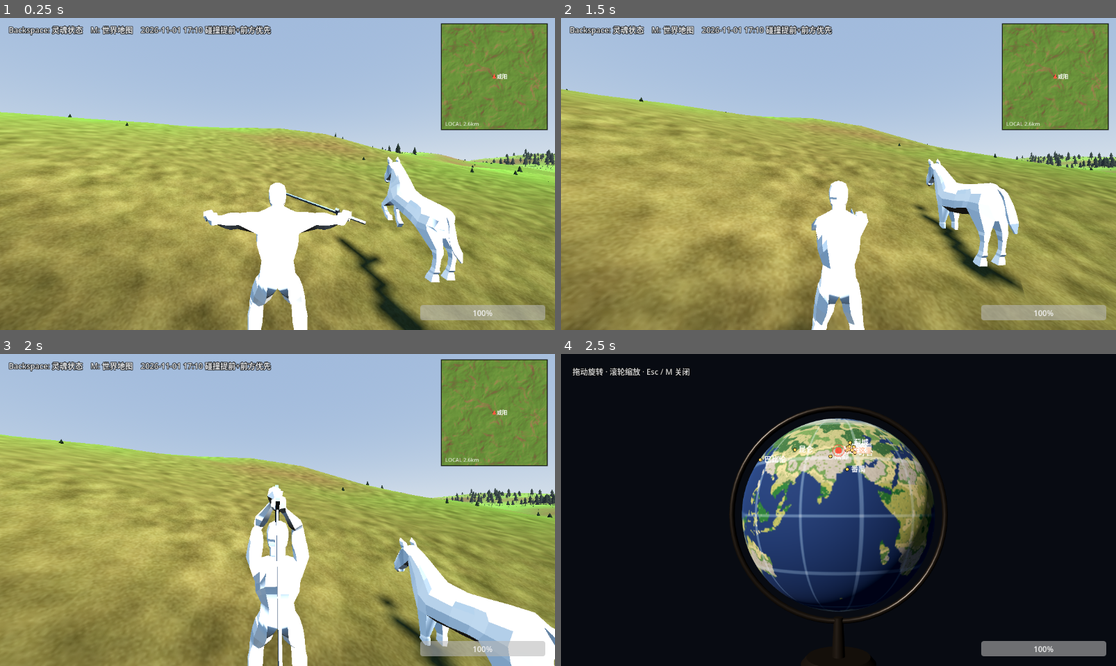
Above: before the commit, frames 1-4 (two rows, left to right).
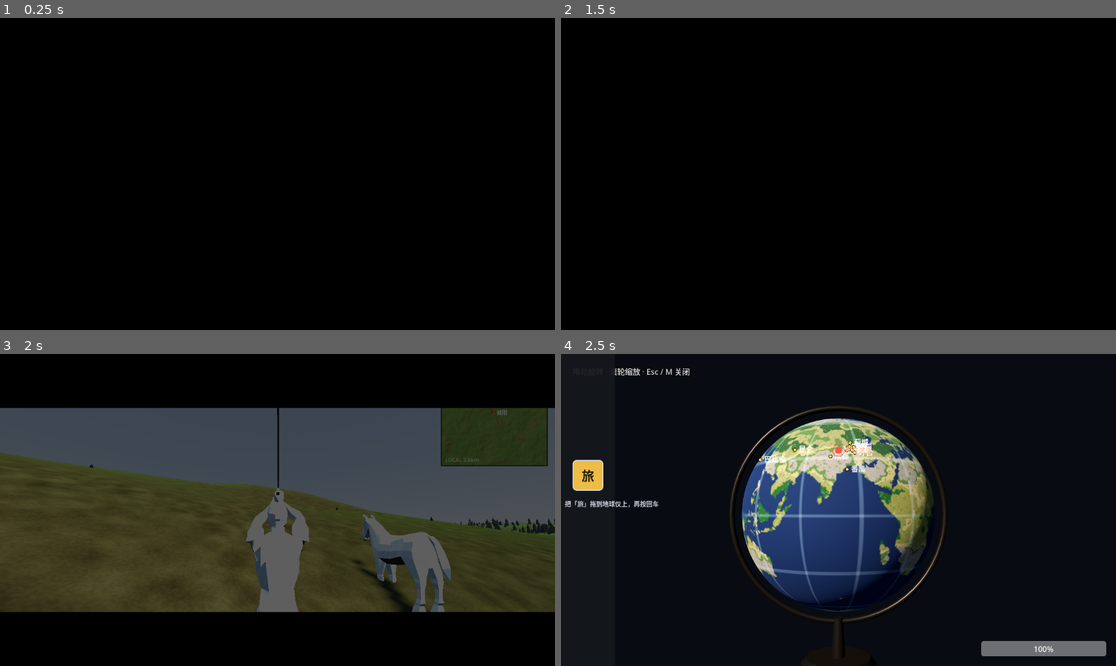
Above: after the commit, the same moments.

Repository: Richesfire/map
Game: Godot game, scene res://scenes/main_menu.tscn
Two runs of this game, one before a commit and one after it. Both use one fixed random seed, a clock stepped at 60 frames per second and the inputs below. Before the commit the project starts from res://scenes/main.tscn.
Inputs (mouse positions are in pixels of both pictures, inside the frame that each line leads up to):
- Up to frame 1 (0.25 s): no input
- Up to frame 2 (1.5 s): click (838, 211) at 0.5 s, where only the run after the commit has a clickable "开 始 游 戏"; tap Enter at 1.25, 1.35 s; move the mouse to (866, 174) at 1.27 s; hold W (move_forward) from 1.28 s (still down); click (866, 174) at 1.42 s
- Up to frame 3 (2 s): keep holding W (move_forward); tap Space (jump) at 1.52 s; tap Keypad Enter at 1.55 s
- Up to frame 4 (2.5 s): keep holding W (move_forward); move the mouse to (810, 510) at 2.02 s; tap Keypad Enter at 2.1 s; click (810, 510) at 2.17 s; tap Space (jump) at 2.27 s; tap M at 2.3 s

The runs differ from the first frame. In frame 1, 100% of the frame differs, in the area x 0-100%, y 0-100%; in frame 2, 100%; in frame 3, 100%; in frame 4, 0.9%.

Commit message:
主界面 + 睡醒过渡 + 地图上的时间旅行工具（拖拽+回车）

Diff:
--- a/godot/project.godot
+++ b/godot/project.godot
@@ -12,10 +12,14 @@
 
 compatibility/default_parent_skeleton_in_mesh_instance_3d=true
 
+[autoload]
+
+Wake="*res://scripts/ui/wake_transition.gd"
+
 [application]
 
 config/name="IASv1.0"
-run/main_scene="res://scenes/main.tscn"
+run/main_scene="res://scenes/main_menu.tscn"
 config/features=PackedStringArray("4.7", "Forward Plus")
 config/icon="res://icon.svg"
 
--- /dev/null
+++ b/godot/scenes/main_menu.tscn
@@ -0,0 +1,76 @@
+[gd_scene load_steps=2 format=3]
+
+[ext_resource type="Script" path="res://scripts/ui/main_menu.gd" id="1_menu"]
+
+[node name="MainMenu" type="Control"]
+layout_mode = 3
+anchors_preset = 15
+anchor_right = 1.0
+anchor_bottom = 1.0
+grow_horizontal = 2
+grow_vertical = 2
+script = ExtResource("1_menu")
+
+[node name="BG" type="ColorRect" parent="."]
+layout_mode = 1
+anchors_preset = 15
+anchor_right = 1.0
+anchor_bottom = 1.0
+grow_horizontal = 2
+grow_vertical = 2
+color = Color(0.043, 0.052, 0.070, 1)
+
+[node name="Center" type="VBoxContainer" parent="."]
+layout_mode = 1
+anchors_preset = 8
+anchor_left = 0.5
+anchor_top = 0.5
+anchor_right = 0.5
+anchor_bottom = 0.5
+offset_left = -260.0
+offset_top = -140.0
+offset_right = 260.0
+offset_bottom = 140.0
+grow_horizontal = 2
+grow_vertical = 2
+theme_override_constants/separation = 28
+alignment = 1
+
+[node name="Title" type="Label" parent="Center"]
+layout_mode = 2
+theme_override_colors/font_color = Color(0.93, 0.88, 0.76, 1)
+theme_override_font_sizes/font_size = 46
+text = "秦末 209BC"
+horizontal_alignment = 1
+
+[node name="Subtitle" type="Label" parent="Center"]
+layout_mode = 2
+theme_override_colors/font_color = Color(0.62, 0.60, 0.54, 1)
+theme_override_font_sizes/font_size = 18
+text = "天下将乱，山海待行"
+horizontal_alignment = 1
+
+[node name="StartButton" type="Button" parent="Center"]
+custom_minimum_size = Vector2(260, 64)
+layout_mode = 2
+size_flags_horizontal = 4
+theme_override_font_sizes/font_size = 24
+text = "开 始 游 戏"
+
+[node name="Version" type="Label" parent="."]
+layout_mode = 1
+anchors_preset = 3
+anchor_left = 1.0
+anchor_top = 1.0
+anchor_right = 1.0
+anchor_bottom = 1.0
+offset_left = -320.0
+offset_top = -40.0
+offset_right = -18.0
+offset_bottom = -14.0
+grow_horizontal = 0
+grow_vertical = 0
+theme_override_colors/font_color = Color(0.40, 0.42, 0.45, 1)
+theme_override_font_sizes/font_size = 13
+text = "地图模块 demo"
+horizontal_alignment = 2
--- a/godot/scripts/map/map_world.gd
+++ b/godot/scripts/map/map_world.gd
@@ -225,6 +225,15 @@
 	enable_far_shell()
 
 
+## 传送到另一个地点：整张地图重建（视距内的地块会在随后几帧补上）
+func travel_to(center_dir: Vector3, start_n: int = 1) -> void:
+	_building.clear()
+	build(center_dir, start_n, start_n, true)
+	_stream_center = Vector2i(-99999, -99999)
+	_far_center = Vector3(1e9, 0.0, 0.0)
+	enable_far_shell()
+
+
 func stream_radius() -> int:
 	return _stream_radius
 
--- a/godot/scripts/map/world_globe_view.gd
+++ b/godot/scripts/map/world_globe_view.gd
@@ -226,6 +226,27 @@
 	_zoom = clampf(_zoom * (1.0 + steps * 0.12), 0.6, 2.6)
 	if _cam != null:
 		_cam.position = Vector3(0.0, 0.05, 4.55 / _zoom)
+
+
+## 屏幕坐标 -> 球面上的地理方向；没打中球返回 Vector3.ZERO
+func pick(point: Vector2) -> Vector3:
+	if _cam == null or _pivot == null:
+		return Vector3.ZERO
+	var from := _cam.project_ray_origin(point)
+	var ray := _cam.project_ray_normal(point)
+	var b := from.dot(ray)
+	var c := from.dot(from) - 1.0
+	var disc := b * b - c
+	if disc < 0.0:
+		return Vector3.ZERO
+	var t := -b - sqrt(disc)
+	if t < 0.0:
+		t = -b + sqrt(disc)
+	if t < 0.0:
+		return Vector3.ZERO
+	var hit := from + ray * t
+	var local := _pivot.global_transform.basis.inverse() * hit
+	return local.normalized()
 
 
 func get_camera_z() -> float:
--- a/godot/scripts/map/world_map_dialog.gd
+++ b/godot/scripts/map/world_map_dialog.gd
@@ -15,6 +15,7 @@
 ## ==============================================================
 
 signal closed
+signal travel_requested(target_dir: Vector3)
 
 var world: MapWorld
 var annotations: Array = []
@@ -25,6 +26,11 @@
 var _title: Label
 var _dragging := false
 var _built := false
+var _target_dir := Vector3.ZERO
+var _pin_dragging := false
+var _pin: Panel
+var _bar: ColorRect
+var _pin_home := Vector2(24, 220)
 
 
 func _ready() -> void:
@@ -53,6 +59,43 @@
 	_overlay.dialog = self
 	_overlay.mouse_filter = Control.MOUSE_FILTER_IGNORE
 	add_child(_overlay)
+	# ---- 左侧工具栏：独立于 3D 视口，缩放不会改变它的大小
+	_bar = ColorRect.new()
+	_bar.color = Color(0.08, 0.09, 0.11, 0.92)
+	_bar.mouse_filter = Control.MOUSE_FILTER_IGNORE
+	add_child(_bar)
+
+	_pin = Panel.new()
+	_pin.name = "TravelPin"
+	_pin.mouse_filter = Control.MOUSE_FILTER_IGNORE
+	var sb := StyleBoxFlat.new()
+	sb.bg_color = Color(0.93, 0.74, 0.28)
+	sb.set_corner_radius_all(8)
+	sb.set_border_width_all(2)
+	sb.border_color = Color(1, 1, 1, 0.85)
+	_pin.add_theme_stylebox_override("panel", sb)
+	add_child(_pin)
+
+	var pin_label := Label.new()
+	pin_label.text = "旅"
+	pin_label.mouse_filter = Control.MOUSE_FILTER_IGNORE
+	pin_label.add_theme_font_size_override("font_size", 26)
+	pin_label.add_theme_color_override("font_color", Color(0.15, 0.10, 0.02))
+	pin_label.set_anchors_preset(Control.PRESET_FULL_RECT)
+	pin_label.horizontal_alignment = HORIZONTAL_ALIGNMENT_CENTER
+	pin_label.vertical_alignment = VERTICAL_ALIGNMENT_CENTER
+	_pin.add_child(pin_label)
+
+	var tip := Label.new()
+	tip.text = "把「旅」拖到地球仪上，再按回车"
+	tip.mouse_filter = Control.MOUSE_FILTER_IGNORE
+	tip.add_theme_font_size_override("font_size", 13)
+	tip.add_theme_color_override("font_color", Color(0.8, 0.82, 0.86))
+	tip.position = Vector2(8, 300)
+	tip.size = Vector2(100, 80)
+	tip.autowrap_mode = TextServer.AUTOWRAP_WORD_SMART
+	add_child(tip)
+
 
 
 
@@ -93,6 +136,14 @@
 	if _globe != null:
 		_globe.position = Vector2.ZERO
 		_globe.size = vp
+	if _bar != null:
+		_bar.position = Vector2.ZERO
+		_bar.size = Vector2(112, vp.y)
+	if _pin != null and not _pin_dragging and _target_dir == Vector3.ZERO:
+		_pin.position = _pin_home
+		_pin.size = Vector2(64, 64)
+	if _title != null:
+		_title.position = Vector2(24, 18)
 	if _overlay != null:
 		_overlay.position = Vector2.ZERO
 		_overlay.size = vp
@@ -108,6 +159,23 @@
 	if event is InputEventMouseButton:
 		var mb := event as InputEventMouseButton
 		if mb.button_index == MOUSE_BUTTON_LEFT:
+			if mb.pressed and _pin_rect().has_point(mb.position):
+				_pin_dragging = true
+				_pin.position = mb.position - Vector2(32, 32)
+				get_viewport().set_input_as_handled()
+				return
+			if not mb.pressed and _pin_dragging:
+				_pin_dragging = false
+				var hit := _globe.pick(mb.position)
+				if hit == Vector3.ZERO:
+					_target_dir = Vector3.ZERO
+					_pin.position = _pin_home
+				else:
+					_target_dir = hit
+					_pin.position = mb.position - Vector2(32, 32)
+				_overlay.queue_redraw()
+				get_viewport().set_input_as_handled()
+				return
 			_dragging = mb.pressed
 			get_viewport().set_input_as_handled()
 		elif mb.pressed and mb.button_index == MOUSE_BUTTON_WHEEL_UP:
@@ -118,6 +186,10 @@
 			_globe.zoom_by(-1.0)
 			_overlay.queue_redraw()
 			get_viewport().set_input_as_handled()
+	elif event is InputEventMouseMotion and _pin_dragging:
+		var mm2 := event as InputEventMouseMotion
+		_pin.position = mm2.position - Vector2(32, 32)
+		get_viewport().set_input_as_handled()
 	elif event is InputEventMouseMotion and _dragging:
 		var mm := event as InputEventMouseMotion
 		_globe.rotate_by(mm.relative)
@@ -125,6 +197,10 @@
 		get_viewport().set_input_as_handled()
 	elif event is InputEventKey:
 		var k := event as InputEventKey
+		if k.pressed and not k.echo and _target_dir != Vector3.ZERO and (k.keycode == KEY_ENTER or k.keycode == KEY_KP_ENTER):
+			travel_requested.emit(_target_dir)
+			get_viewport().set_input_as_handled()
+			return
 		if k.pressed and not k.echo and (k.keycode == KEY_ESCAPE or k.keycode == KEY_BACKSPACE):
 			close()
 			get_viewport().set_input_as_handled()
@@ -145,3 +221,19 @@
 	if _globe == null:
 		return Vector3.FORWARD
 	return _globe._pivot.global_transform.basis.z
+
+
+func _pin_rect() -> Rect2:
+	if _pin == null:
+		return Rect2()
+	return Rect2(_pin.position, Vector2(64, 64))
+
+
+func target_dir() -> Vector3:
+	return _target_dir
+
+
+func clear_target() -> void:
+	_target_dir = Vector3.ZERO
+	if _pin != null:
+		_pin.position = _pin_home
--- a/godot/scripts/map/world_map_overlay.gd
+++ b/godot/scripts/map/world_map_overlay.gd
@@ -26,6 +26,18 @@
 			draw_string(font, p + Vector2(8, 5), a.label, HORIZONTAL_ALIGNMENT_LEFT,
 					-1, 15, Color(1, 1, 1, 0.96))
 
+	# ---- 旅行目标标记
+	if dialog._target_dir != Vector3.ZERO:
+		var tp := dialog.project(dialog._target_dir)
+		if tp.x >= 0.0:
+			draw_circle(tp, 9.0, Color(0.98, 0.80, 0.25, 0.95))
+			draw_arc(tp, 15.0, 0.0, TAU, 28, Color(0.98, 0.80, 0.25, 0.75), 2.5)
+			draw_line(tp + Vector2(-18, 0), tp + Vector2(18, 0), Color(1, 1, 1, 0.9), 1.5)
+			draw_line(tp + Vector2(0, -18), tp + Vector2(0, 18), Color(1, 1, 1, 0.9), 1.5)
+			if font != null:
+				draw_string(font, tp + Vector2(18, -10), "旅行目标 · 回车", HORIZONTAL_ALIGNMENT_LEFT,
+						-1, 15, Color(1, 0.88, 0.5, 0.98))
+
 	# ---- 玩家当前位置（红点 + 光环）
 	var pp := dialog.project(dialog.world.region_center_dir)
 	if pp.x >= 0.0:
--- /dev/null
+++ b/godot/scripts/ui/main_menu.gd
@@ -0,0 +1,50 @@
+extends Control
+
+## 主界面：标题 + 开始游戏
+
+@onready var _start: Button = $Center/StartButton
+@onready var _title: Label = $Center/Title
+@onready var _ver: Label = $Version
+
+var _starting := false
+
+
+func _ready() -> void:
+	_start.pressed.connect(_on_start)
+	_start.grab_focus()
+	# 从标题场景进来时是闭着眼的，这里睁眼
+	if Engine.has_singleton("Wake") or get_node_or_null("/root/Wake") != null:
+		var wake := get_node_or_null("/root/Wake")
+		if wake != null:
+			await get_tree().process_frame
+			await wake.reveal()
+	_maybe_capture()
+
+
+func _on_start() -> void:
+	if _starting:
+		return
+	_starting = true
+	_start.disabled = true
+	_title.text = "正在睁眼…"
+
+	var wake := get_node_or_null("/root/Wake")
+	if wake != null:
+		await wake.cover()
+
+	await get_tree().create_timer(0.15).timeout
+	get_tree().change_scene_to_file("res://scenes/main.tscn")
+
+
+func _maybe_capture() -> void:
+	var out := ""
+	for a in OS.get_cmdline_user_args():
+		if a.begins_with("--out="):
+			out = a.substr(6)
+	if out.is_empty():
+		return
+	for i in 20:
+		await get_tree().process_frame
+	get_viewport().get_texture().get_image().save_png(out)
+	print("[Menu] screenshot -> " + out)
+	get_tree().quit()
--- /dev/null
+++ b/godot/scripts/ui/wake_transition.gd
@@ -0,0 +1,119 @@
+extends CanvasLayer
+
+## ==============================================================
+## 加载过渡：睡醒的感觉
+##
+## 用两条黑边（上下眼皮）+ 一层暗幕做：
+##   合眼 cover()：先压暗，再让上下黑边合拢，把画面盖死
+##   睁眼 reveal()：黑边从中间往上下退开，同时暗幕淡出，露出一条缝再全开
+##
+## 注册成 autoload（名字 Wake），切场景时不会被销毁。
+##   await Wake.cover()
+##   ...
+##   await Wake.reveal()
+## ==============================================================
+
+const OPEN_TIME := 1.15      # 睁眼总时长
+const CLOSE_TIME := 0.45
+
+var _fade: ColorRect
+var _lid_top: ColorRect
+var _lid_bottom: ColorRect
+
+var _tween: Tween
+
+
+func _ready() -> void:
+	layer = 100
+	process_mode = Node.PROCESS_MODE_ALWAYS
+
+	_fade = ColorRect.new()
+	_fade.color = Color(0, 0, 0, 0)
+	_fade.mouse_filter = Control.MOUSE_FILTER_IGNORE
+	_fade.set_anchors_preset(Control.PRESET_FULL_RECT)
+	add_child(_fade)
+
+	_lid_top = ColorRect.new()
+	_lid_top.color = Color(0, 0, 0, 1)
+	_lid_top.mouse_filter = Control.MOUSE_FILTER_IGNORE
+	add_child(_lid_top)
+
+	_lid_bottom = ColorRect.new()
+	_lid_bottom.color = Color(0, 0, 0, 1)
+	_lid_bottom.mouse_filter = Control.MOUSE_FILTER_IGNORE
+	add_child(_lid_bottom)
+
+	get_viewport().size_changed.connect(_resize)
+	_resize()
+	# 开局就是闭着的，由新场景自己决定什么时候睁眼
+	_lid_top.visible = true
+	_lid_bottom.visible = true
+	_set_openness(0.0)
+
+
+func _resize() -> void:
+	var vp := get_viewport().get_visible_rect().size
+	_fade.size = vp
+	_lid_top.size = Vector2(vp.x, vp.y * 0.5)
+	_lid_bottom.size = Vector2(vp.x, vp.y * 0.5)
+	_lid_bottom.position = Vector2(0.0, vp.y * 0.5)
+
+
+## 眼睛睁开多少：0 = 全黑，1 = 全开
+func _set_openness(k: float) -> void:
+	var vp := get_viewport().get_visible_rect().size
+	var half := vp.y * 0.5
+	_lid_top.size = Vector2(vp.x, half * (1.0 - k))
+	_lid_top.position = Vector2.ZERO
+	_lid_bottom.size = Vector2(vp.x, half * (1.0 - k))
+	_lid_bottom.position = Vector2(0.0, vp.y - half * (1.0 - k))
+	var show_lids := k < 0.999
+	_lid_top.visible = show_lids
+	_lid_bottom.visible = show_lids
+
+
+## 闭眼：压暗 + 合拢，结束时全黑
+func cover() -> void:
+	if _tween != null and _tween.is_valid():
+		_tween.kill()
+	_lid_top.visible = true
+	_lid_bottom.visible = true
+	_tween = create_tween()
+	_tween.set_parallel(true)
+	_tween.tween_property(_fade, "color:a", 0.75, CLOSE_TIME * 0.8)
+	_tween.tween_method(_set_openness, _current_openness(), 0.0, CLOSE_TIME)
+	await _tween.finished
+	_fade.color.a = 1.0
+
+
+## 睁眼：从黑到全亮
+func reveal() -> void:
+	if _tween != null and _tween.is_valid():
+		_tween.kill()
+	_fade.color.a = 1.0
+	_set_openness(0.0)
+	_lid_top.visible = true
+	_lid_bottom.visible = true
+	# 第一段：先露出一条缝
+	var t1 := create_tween()
+	t1.tween_method(_set_openness, 0.0, 0.45, OPEN_TIME * 0.45)
+	t1.set_trans(Tween.TRANS_SINE).set_ease(Tween.EASE_OUT)
+	await t1.finished
+
+	# 第二段：完全睁开 + 暗幕淡出
+	var t2 := create_tween()
+	t2.set_parallel(true)
+	t2.tween_property(_fade, "color:a", 0.0, OPEN_TIME * 0.55)
+	t2.tween_method(_set_openness, 0.45, 1.0, OPEN_TIME * 0.55)
+	t2.set_trans(Tween.TRANS_SINE).set_ease(Tween.EASE_OUT)
+	await t2.finished
+	_lid_top.visible = false
+	_lid_bottom.visible = false
+	_fade.color.a = 0.0
+
+
+func _current_openness() -> float:
+	var vp := get_viewport().get_visible_rect().size
+	if vp.y <= 0.0:
+		return 0.0
+	return clampf(1.0 - (_lid_top.size.y * 2.0) / vp.y, 0.0, 1.0)
--- a/godot/scripts/world/world_root.gd
+++ b/godot/scripts/world/world_root.gd
@@ -40,6 +40,7 @@
 var _soul := false
 var _map_open := false
 var _warn_cd := 0
+var _traveling := false
 var _minimap: MapMinimap
 var _hint: Label
 
@@ -79,6 +80,10 @@
 	_build_hint()
 
 	_cli()
+
+	var wake := get_node_or_null("/root/Wake")
+	if wake != null:
+		wake.reveal()
 
 	_maybe_capture()
 
@@ -327,6 +332,9 @@
 			_player_cam.current = true
 	else:
 		_minimap.open_world_map()
+		var dlg := _minimap.get_dialog()
+		if dlg != null and not dlg.travel_requested.is_connected(_on_travel):
+			dlg.travel_requested.connect(_on_travel)
 		_map_open = true
 		_apply_player_active(false)
 	print("[World] 世界地图 = %s" % _map_open)
@@ -467,9 +475,45 @@
 			out = a.substr(6)
 	if out.is_empty():
 		return
-	for i in 10:
+	for i in 80:
 		await get_tree().process_frame
 	var img := get_viewport().get_texture().get_image()
 	img.save_png(out)
 	print("[World] screenshot -> " + out)
 	get_tree().quit()
+
+
+## 时间旅行：拖到哪落到哪。闭眼 -> 重建地图 -> 落地 -> 睁眼
+func _on_travel(target_dir: Vector3) -> void:
+	if _traveling:
+		return
+	_traveling = true
+
+	_map_open = false
+	_minimap.close_world_map()
+
+	var wake := get_node_or_null("/root/Wake")
+	if wake != null:
+		await wake.cover()
+
+	map.travel_to(target_dir, 1)
+	if _minimap != null:
+		_minimap.refresh()
+	await get_tree().process_frame
+	_snap_to_ground()
+	if _soul_cam != null:
+		_soul_cam.global_position = player.global_position + Vector3(0.0, 25.0, 30.0)
+	if _soul:
+		_soul_cam.current = true
+	elif _player_cam != null:
+		_player_cam.current = true
+
+	# 等几帧把落点周围的地块建出来，再睁眼
+	for i in 12:
+		await get_tree().process_frame
+
+	if wake != null:
+		await wake.reveal()
+	_traveling = false
+	print("[World] 已抵达 %.2f, %.2f" % [GeoSphere.dir_to_lonlat(target_dir).x, GeoSphere.dir_to_lonlat(target_dir).y])
+	_apply_player_active(true)
Not shown, added: godot/_截图/26_地形分布.png.import
Not shown, added: godot/_截图/27_地形分布_修正.png.import
Not shown, added: godot/_截图/28_地形分布_气候带.png.import
Not shown, added: godot/_截图/29_地形分布_调参.png.import
Binary file added: godot/_截图/30_主界面.png
Binary file added: godot/_截图/31_旅行工具.png
Not shown, added: godot/scripts/ui/main_menu.gd.uid
Not shown, added: godot/scripts/ui/wake_transition.gd.uid
